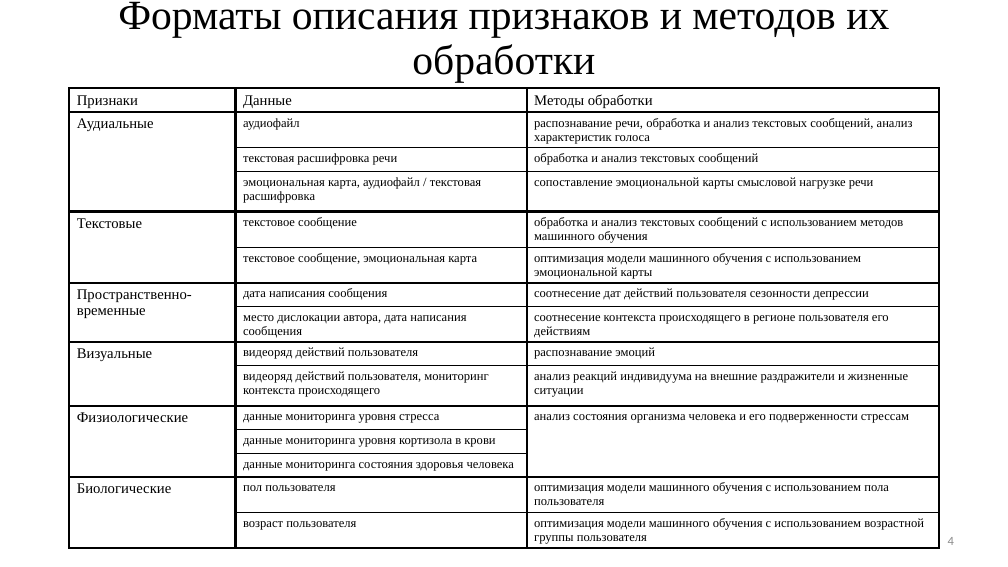
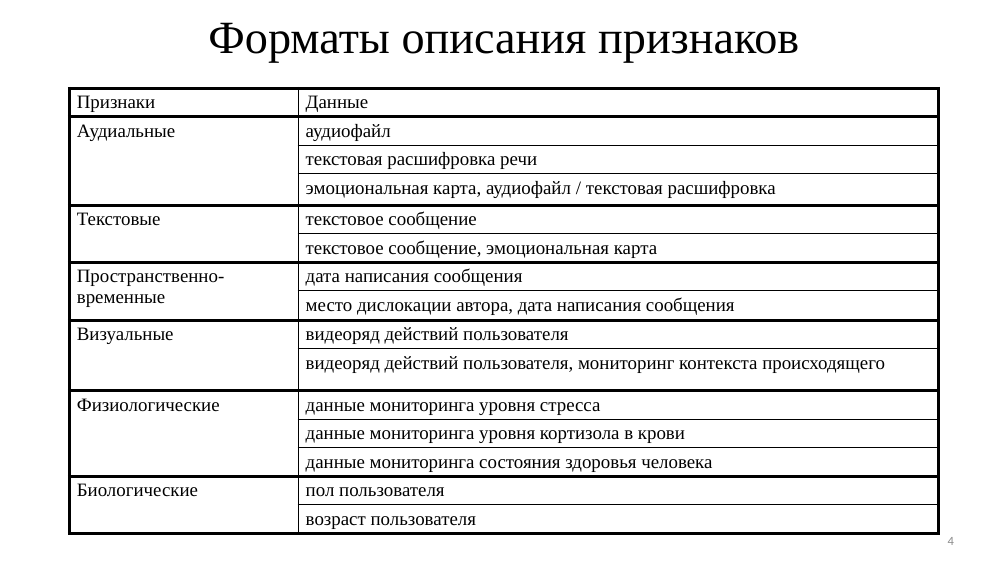
Before and after one commit to TheSawIsTheLaw/iWannaKillMyself, a slide deck: slide 4 of fuckingStarts/iHatePresentations/presentation.pptx. Drawn at 1008x567 pixels with LibreOffice and Linux fonts; fonts in the diff are those of the drawing. Boxes give left, top, right and bottom in pixels: in the first picture for what was removed or moved away, otherwise in the second. Text is boxed around its words. In the diff, an @@ line names an element or a change of style, - is before the commit and + after.

```diff
--- a/fuckingStarts/iHatePresentations/presentation.pptx
+++ b/fuckingStarts/iHatePresentations/presentation.pptx
@@ title at (x1=208, y1=22, x2=799, y2=63): text changed; size 39.6 to 44 pt @@
-Форматы описания признаков и методов их обработки
+Форматы описания признаков
@@ table at (x1=70, y1=88, x2=939, y2=555) @@
-column 3: Методы обработки | распознавание речи, обработка и анализ текстовых сообщений, анализ характеристик голоса | обработка и анализ текстовых сообщений | сопоставление эмоциональной карты смысловой нагрузке речи | обработка и анализ текстовых сообщений с использованием методов машинного обучения | оптимизация модели машинного обучения с использованием эмоциональной карты | соотнесение дат действий пользователя сезонности депрессии | соотнесение контекста происходящего в регионе пользователя его действиям | распознавание эмоций | анализ реакций индивидуума на внешние раздражители и жизненные ситуации | анализ состояния организма человека и его подверженности стрессам |  |  | оптимизация модели машинного обучения с использованием пола пользователя | оптимизация модели машинного обучения с использованием возрастной группы пользователя
```
Also in this commit, not shown: 7 other slides changed, 14 other files.
